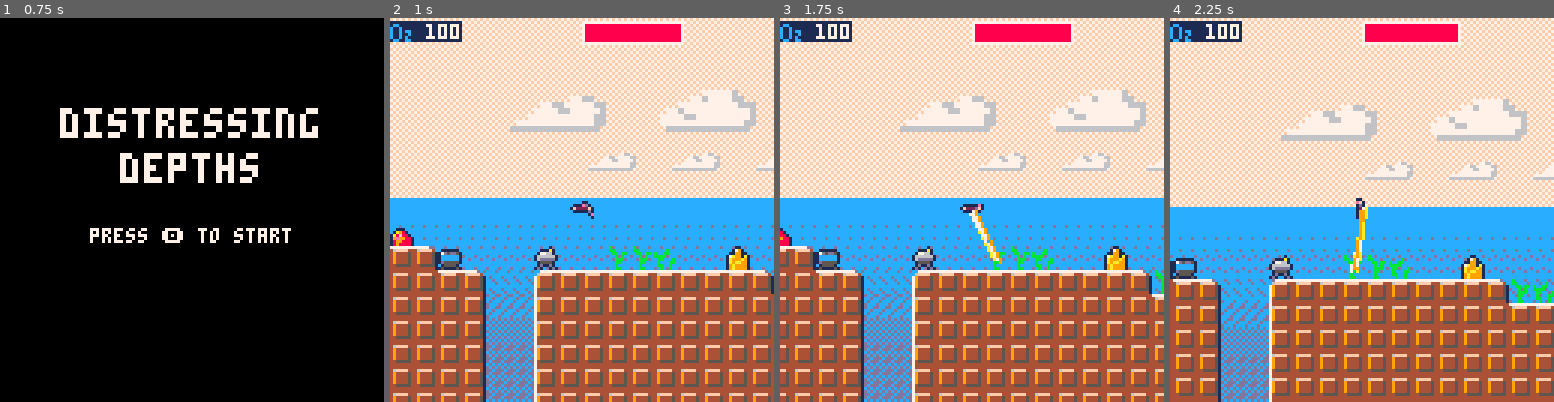
Above: before the commit, frames 1-4 (left to right).
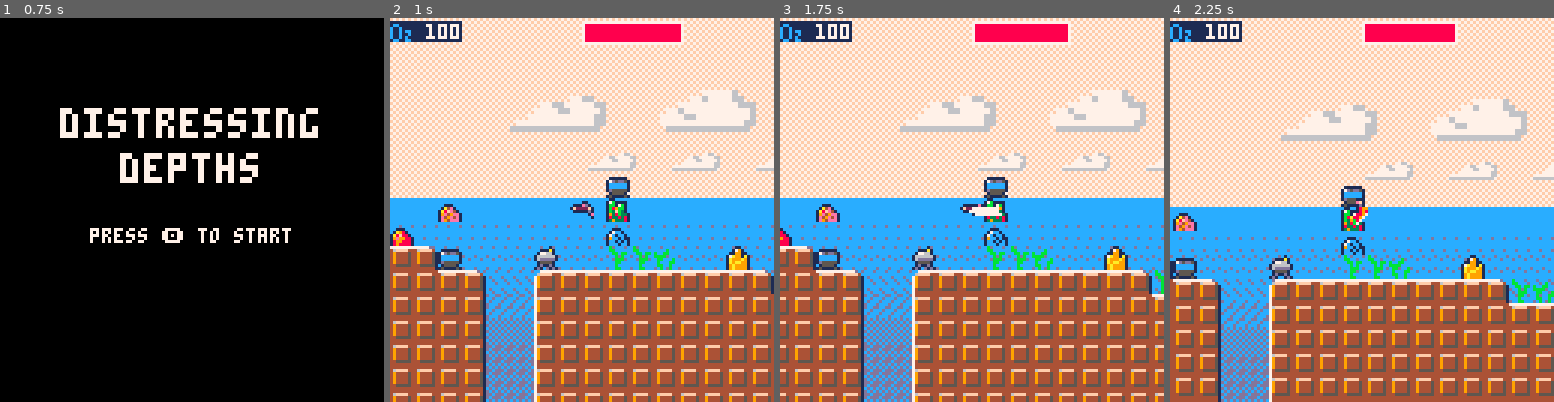
Above: after the commit, the same moments.

Repository: pcholt/ludumdare57
Game: PICO-8 cartridge depths.p8
Same seed, same stepped clock (60 frames per second), same inputs: the game is played once before the commit and once after it.
Inputs:
- Up to frame 1 (0.75 s): tap X (X key) at 0.33 s; tap O (Z key) at 0.7 s
- Up to frame 2 (1 s): no input
- Up to frame 3 (1.75 s): tap X (X key) at 1.07 s; hold Right from 1.6 s (still down); tap O (Z key) at 1.7 s
- Up to frame 4 (2.25 s): tap X (X key) at 1.85 s; release Right at 2.1 s; tap O (Z key) at 2.1 s; hold Up from 2.15 s (still down)

Frame 1 is identical in both runs. In frame 2, 1.0% of the frame differs, in the area x 12-63%, y 41-60%; in frame 3, 1.4%, in the area x 9-77%, y 0-65%; in frame 4, 1.3%.

Commit message:
Major bug fux

Diff:
--- a/depths.p8
+++ b/depths.p8
@@ -506,12 +506,18 @@
     -- increment the amount of resources in the player inventory for the tile
     if t == 19 or t == 35 or t == 51 then
         player.inventory[19] = (player.inventory[19] or 0) + 1
-    elseif t == 20 then
+    elseif t == 20 or t==25 or t==26 then
         player.inventory[20] = (player.inventory[20] or 0) + 1
-    elseif t == 36 then
+    elseif t == 36 or t==41 or t==42 then
         player.inventory[36] = (player.inventory[36] or 0) + 1
-    elseif t == 52 then
+    elseif t == 52 or t==57 or t==58 then
         player.inventory[52] = (player.inventory[52] or 0) + 1
+    elseif t == 28 or t==29 or t==30  then
+        player.inventory[28] = (player.inventory[28] or 0) + 1
+    elseif t == 44 or t==45 or t==46 then
+        player.inventory[44] = (player.inventory[44] or 0) + 1
+    elseif t == 60 or t==61 or t==62 then
+        player.inventory[60] = (player.inventory[60] or 0) + 1
     elseif t == 65 or t==97 or t==81 then
         player.o2 = (player.o2 or 0) + 1
     end
@@ -541,11 +547,17 @@
         if (t==65) mset(closest.x, closest.y, 81)
         if (t==36) mset(closest.x, closest.y, 41)
         if (t==52) mset(closest.x, closest.y, 57)
+        if (t==28) mset(closest.x, closest.y, 29)
+        if (t==44) mset(closest.x, closest.y, 45)
+        if (t==60) mset(closest.x, closest.y, 61)
         if resource_counts[tile_key] < 30 then
             if (t==25) mset(closest.x, closest.y, 26)
             if (t==81) mset(closest.x, closest.y, 97)
             if (t==41) mset(closest.x, closest.y, 42)
             if (t==57) mset(closest.x, closest.y, 58)
+            if (t==29) mset(closest.x, closest.y, 30)
+            if (t==45) mset(closest.x, closest.y, 46)
+            if (t==61) mset(closest.x, closest.y, 62)
             if resource_counts[tile_key] <= 0 then
                 if (t==97 or t==113) then
                     mset(closest.x, closest.y, 113)
@@ -893,9 +905,9 @@
 0000000000000000000000000000000000000000000000000000000000000000000000000000000000000000000000000000000000000000000000000000000000000000000000000000000000000000000000000000000000000000000000000000000000000000000000000000000000000000000000000000000000000000
 __map__
 0000000000000000000000000000000000000000000000000000000000000000000000000000000000000000000000000000000000000000000000000000000000000000000000000000000000000000000000000000000000000000000000000000000000000000000000000000000000000000000000000000000000000000
-0000000000000000000000000000000000000000000000000000000000000000000000000000000000000000000000000000000000000000000000000000000000000000000000000000000000000000000000000000000000000000000000000000000000000000000000000000000000000000000000000000000000000021
-1111111112000000000000000000000000000000000000000000000000000000000000000000000000000000000000000000000000000000000000000000000000000000000000000000000000000000000000000000000000000000000000000000000000000000000000000000000000000000000000000000000000002121
-2121212122140000000000000000000000000000000000000000000000000000000000000000000000000000000000000000000000000000000000000000000000000000000000000000000000000000000000000000000000000000000000000000000000000000000000000000000000000000000000000000000000212121
+0000000000000000000000000000410000000000000000000000000000000000000000000000000000000000000000000000000000000000000000000000000000000000000000000000000000000000000000000000000000000000000000000000000000000000000000000000000000000000000000000000000000000021
+111111111200001c0000000000003c0000000000000000000000000000000000000000000000000000000000000000000000000000000000000000000000000000000000000000000000000000000000000000000000000000000000000000000000000000000000000000000000000000000000000000000000000000002121
+21212121221400000000000000002c0000000000000000000000000000000000000000000000000000000000000000000000000000000000000000000000000000000000000000000000000000000000000000000000000000000000000000000000000000000000000000000000000000000000000000000000000000212121
 2121212121111241000000030000131323000024000000000000000000000000000000000000000000000000000000000000000000000000000000000000000000000000000000000000000000000000000000000000000000000000000000000000000000000000000000000000000000000000000000000000000021212121
 2121212121212111120000101111111111111111121323230000000000000000000000000000000000000000000000000000000000000000000000000000000000000000000000000000000000000000000000000000000000000000000000000000000000000000000000000000000000000000000000000000212121212121
 2121212121212121220000202121212121212121211111111200000000000000000000000000000000000000000000000000000000000000000000000000000000000000000000000000000000000000000000000000000000000000000000000000000000000000000000000000000000000000000000000021212121212121
